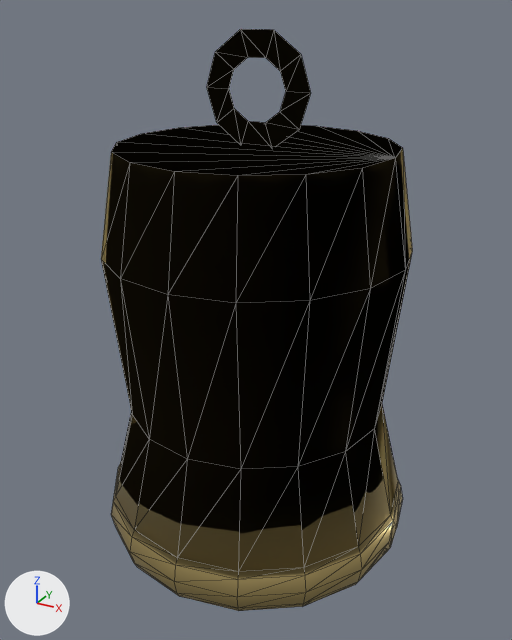
One commit to the glTF model assets/props/copper_bell.glb: the scene before it, then after it.
Both versions are drawn from a camera (50 mm lens) standing at (0.133, -0.242, 0.208) and looking at (0.001, -0.003, 0.088). Lighting does not change. The marker at lower left points along +X, +Y and +Z. The older version comes first. Mesh edges are drawn as thin lines. Where no turn or scale is listed for an object, it has been applied to the vertices.

Objects in the first picture: 'Bell', 'Loop'.
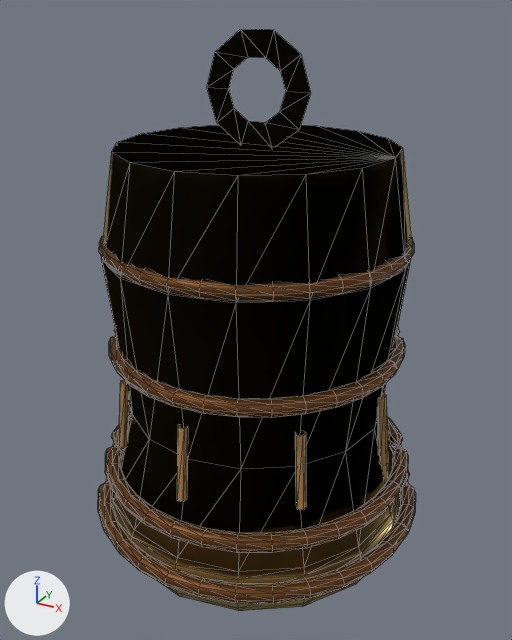
The change, as JSON lines over the scene's bpy script:
```json
{"op": "add", "block": "img_t_bronze", "code": ["img_t_bronze = load_image('t_bronze', '_unpacked/t_bronze', 256, 256, 'sRGB')"]}
{"op": "add", "block": "mat_oldgoldthread", "code": ["mat_oldgoldthread = principled_material('OldGoldThread')", "mat_oldgoldthread.base_color = (0.48, 0.27, 0.095)  # orange #b88e57", "mat_oldgoldthread.metallic = 0.23", "mat_oldgoldthread.roughness = 0.58"]}
{"op": "add", "block": "mat_oxidizedbrass", "code": ["mat_oxidizedbrass = bpy.data.materials.new('OxidizedBrass')", "# colours: beige #d6af81", "# uses the picture img_t_bronze"]}
{"op": "add", "block": "me_art_oldgoldthread", "code": ["me_art_oldgoldthread = bpy.data.meshes.new('Art_OldGoldThread')", "me_art_oldgoldthread.from_pydata(...)  # 84 vertices, 80 faces; spans x -0.0621..0.0617, y -0.062..0.062, z 0.0348..0.0662", "me_art_oldgoldthread.materials.append(mat_oldgoldthread)  # orange #b88e57"]}
{"op": "add", "block": "me_art_oxidizedbrass", "code": ["me_art_oxidizedbrass = bpy.data.meshes.new('Art_OxidizedBrass')", "me_art_oxidizedbrass.from_pydata(...)  # 1064 vertices, 2048 faces; spans x -0.0735..0.0735, y -0.0735..0.0735, z 0.0005..0.1265", "me_art_oxidizedbrass.materials.append(mat_oxidizedbrass)"]}
{"op": "add", "block": "ob_art_oldgoldthread", "code": ["ob_art_oldgoldthread = bpy.data.objects.new('Art_OldGoldThread', me_art_oldgoldthread)", "ob_art_oldgoldthread.location = (0.0, 0.0, 0.0)"]}
{"op": "add", "block": "ob_art_oxidizedbrass", "code": ["ob_art_oxidizedbrass = bpy.data.objects.new('Art_OxidizedBrass', me_art_oxidizedbrass)", "ob_art_oxidizedbrass.location = (0.0, 0.0, 0.0)"]}
```

Location of each change, [x1, y1, x2, y2] in pixels of the pictures (512 x 640 px):
```json
{"object": "Art_OxidizedBrass", "change": "added", "after": [98, 236, 416, 604], "on screen": "brown"}
{"object": "Art_OldGoldThread", "change": "added", "after": [119, 380, 388, 510]}
```
